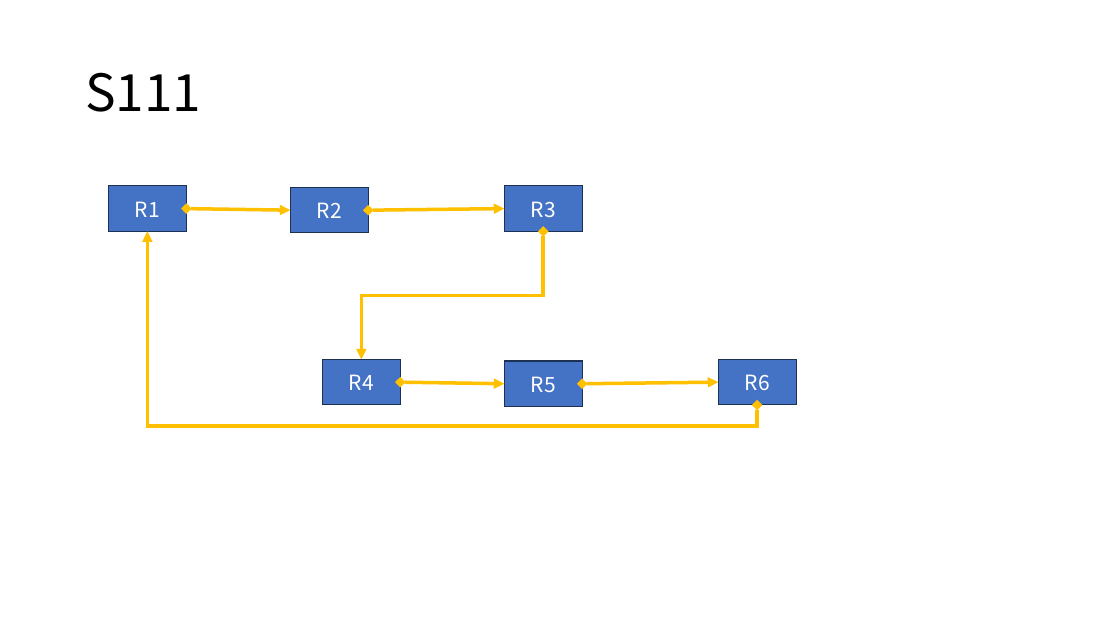
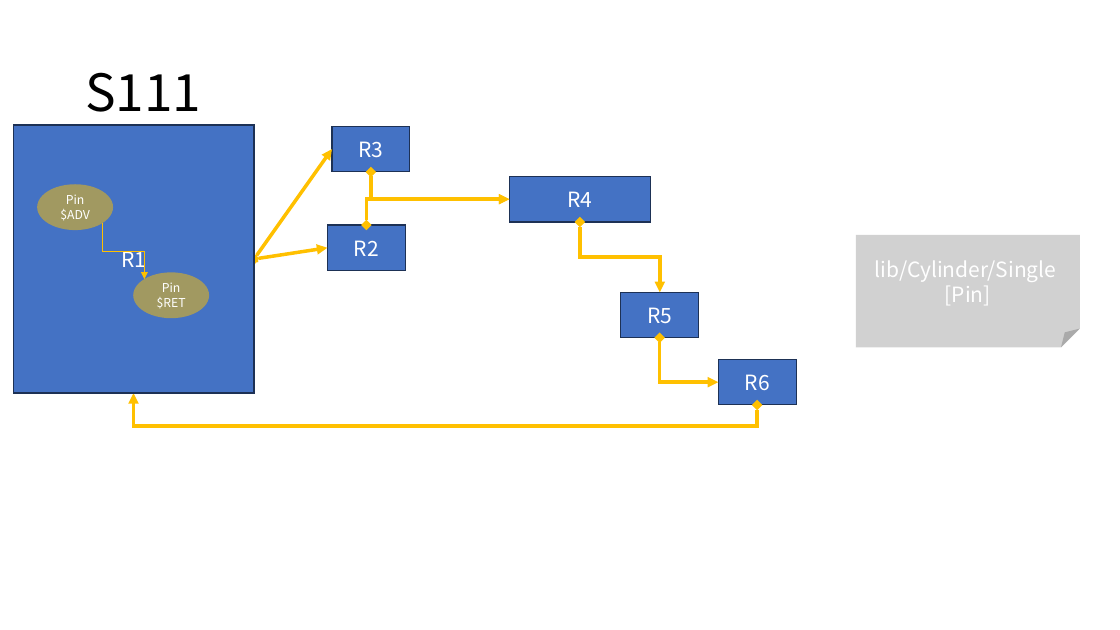
Before and after one commit to DualsoftDev/ds, a slide deck: slide 4 of DsDotNet/src/UnitTest/UnitTest.Model/ImportOfficeExample/Sample/s.pptx. Drawn at 1120x630 pixels with LibreOffice and Linux fonts; fonts in the diff are those of the drawing. Boxes give left, top, right and bottom in pixels: in the first picture for what was removed or moved away, otherwise in the second. Text is boxed around its words. In the diff, an @@ line names an element or a change of style, - is before the commit and + after.

```diff
--- a/DsDotNet/src/UnitTest/UnitTest.Model/ImportOfficeExample/Sample/s.pptx
+++ b/DsDotNet/src/UnitTest/UnitTest.Model/ImportOfficeExample/Sample/s.pptx
@@ rectangle "R1": place and size @@
-rectangle "R1" at <box>108,186,187,231</box>
+rectangle "R1" at <box>13,125,255,393</box>
@@ rectangle "R3": place and size @@
-rectangle "R3" at <box>504,186,582,231</box>
+rectangle "R3" at <box>332,127,410,172</box>
@@ double arrow moved from (368, 210) - (504, 208) to (254, 259) - (332, 150) @@
@@ elbow double arrow moved from (757, 405) - (148, 231) to (371, 172) - (509, 199) @@
@@ rectangle "R4": place and size @@
-rectangle "R4" at <box>323,360,401,405</box>
+rectangle "R4" at <box>509,176,650,222</box>
@@ ellipse added at <box>37,184,113,230</box>, fill #FFC000 at 50% opacity, 10.5 pt, text #FFFFFF @@
+Pin $ADV
@@ elbow double arrow moved from (544, 231) - (361, 360) to (366, 225) - (509, 199) @@
@@ elbow arrow added from (102, 223) to (145, 279), #FFC000 0.5 pt @@
@@ rectangle "R2": place and size @@
-rectangle "R2" at <box>291,187,369,233</box>
+rectangle "R2" at <box>328,225,406,271</box>
@@ elbow double arrow added from (580, 222) to (660, 292), #FFC000 3 pt @@
@@ folded corner added at <box>856,235,1081,348</box>, fill #A5A5A5 at 50% opacity, 18 pt, text #FFFFFF @@
+lib/Cylinder/Single
+[Pin]
@@ double arrow moved from (187, 208) - (291, 210) to (254, 259) - (328, 248) @@
@@ ellipse added at <box>134,272,209,318</box>, fill #FFC000 at 50% opacity, 10.5 pt, text #FFFFFF @@
+Pin $RET
@@ rectangle "R5": place and size @@
-rectangle "R5" at <box>504,361,582,407</box>
+rectangle "R5" at <box>621,292,699,338</box>
@@ elbow double arrow added from (660, 338) to (718, 382), #FFC000 3 pt @@
@@ double arrow removed from (401, 382) to (504, 384) @@
@@ double arrow removed from (582, 384) to (718, 382) @@
@@ elbow double arrow added from (757, 405) to (134, 393), #FFC000 3 pt @@
```
Also in this commit, not shown: 5 other files.
